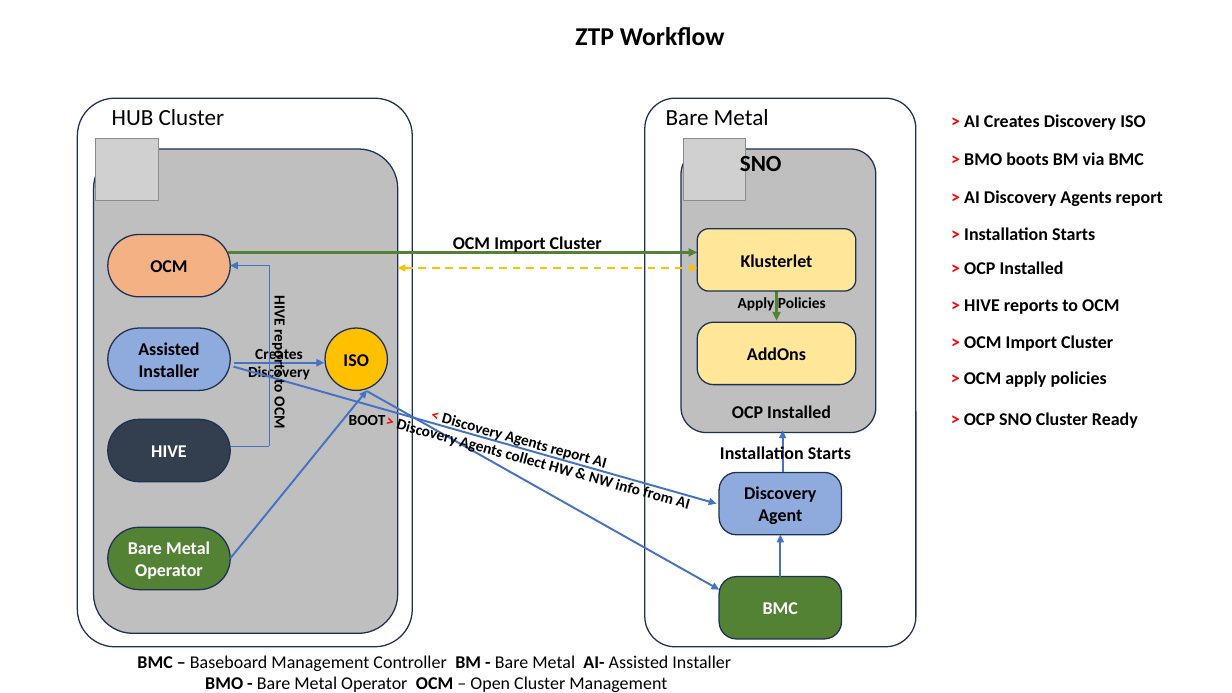
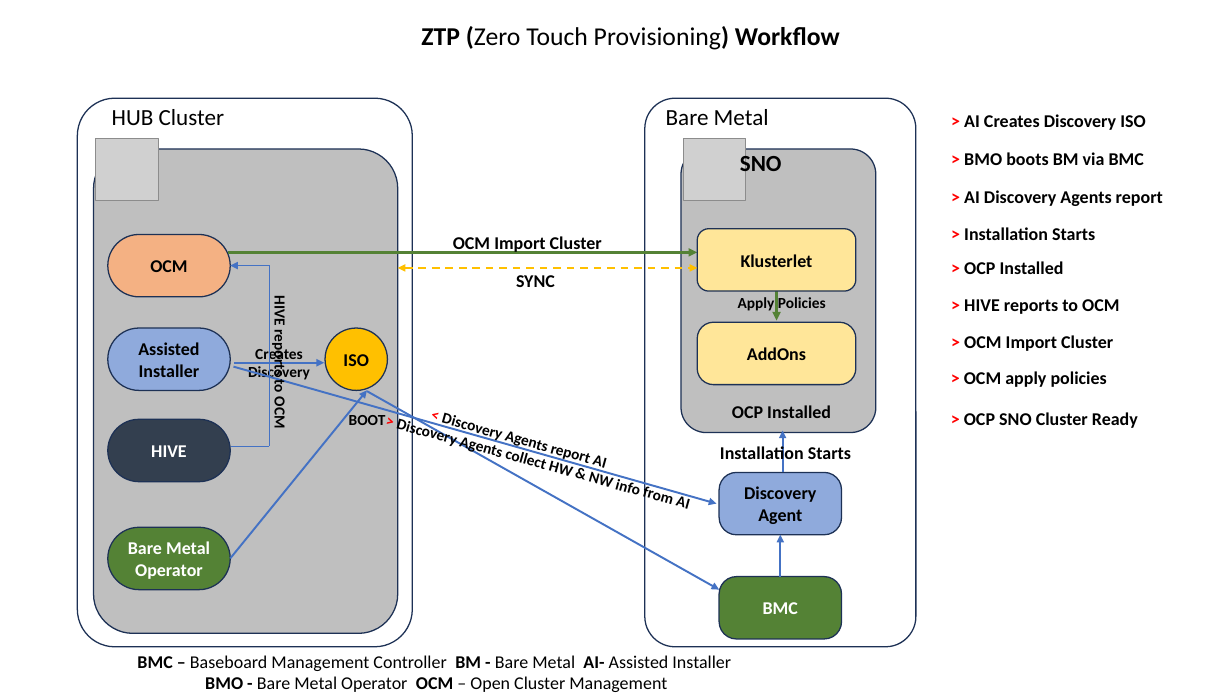
Before and after one commit to cloudcafetech/homelab, a slide deck: slide 3 of ocp/ztp-work-flow.pptx (slide 2 before the commit). Drawn at 1232x693 pixels with LibreOffice and Linux fonts; fonts in the diff are those of the drawing; grey boxes stand for pictures. Boxes give left, top, right and bottom in pixels: in the first picture for what was removed or moved away, otherwise in the second. Text is boxed around its words. In the diff, an @@ line names an element or a change of style, - is before the commit and + after.

```diff
--- a/ocp/ztp-work-flow.pptx
+++ b/ocp/ztp-work-flow.pptx
@@ text at [421, 26, 840, 50]: text changed; bold off @@
-ZTP Workflow
+ZTP (Zero Touch Provisioning) Workflow
@@ text added at [516, 275, 555, 287], 14 pt, text #000000, bold @@
+SYNC
```
Also in this commit, not shown: 2 other slides changed, 1 slide added, 2 other files.
